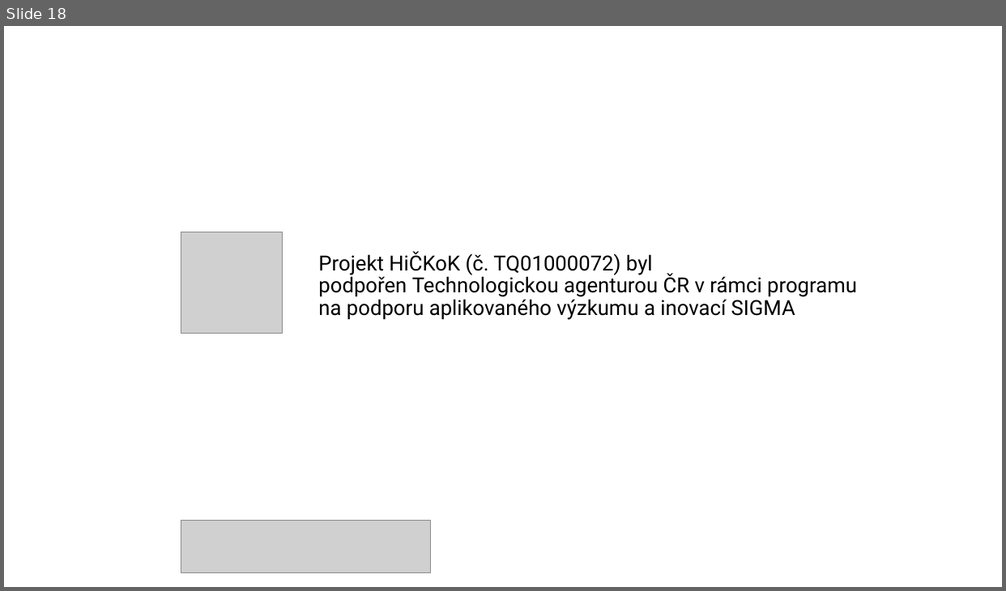
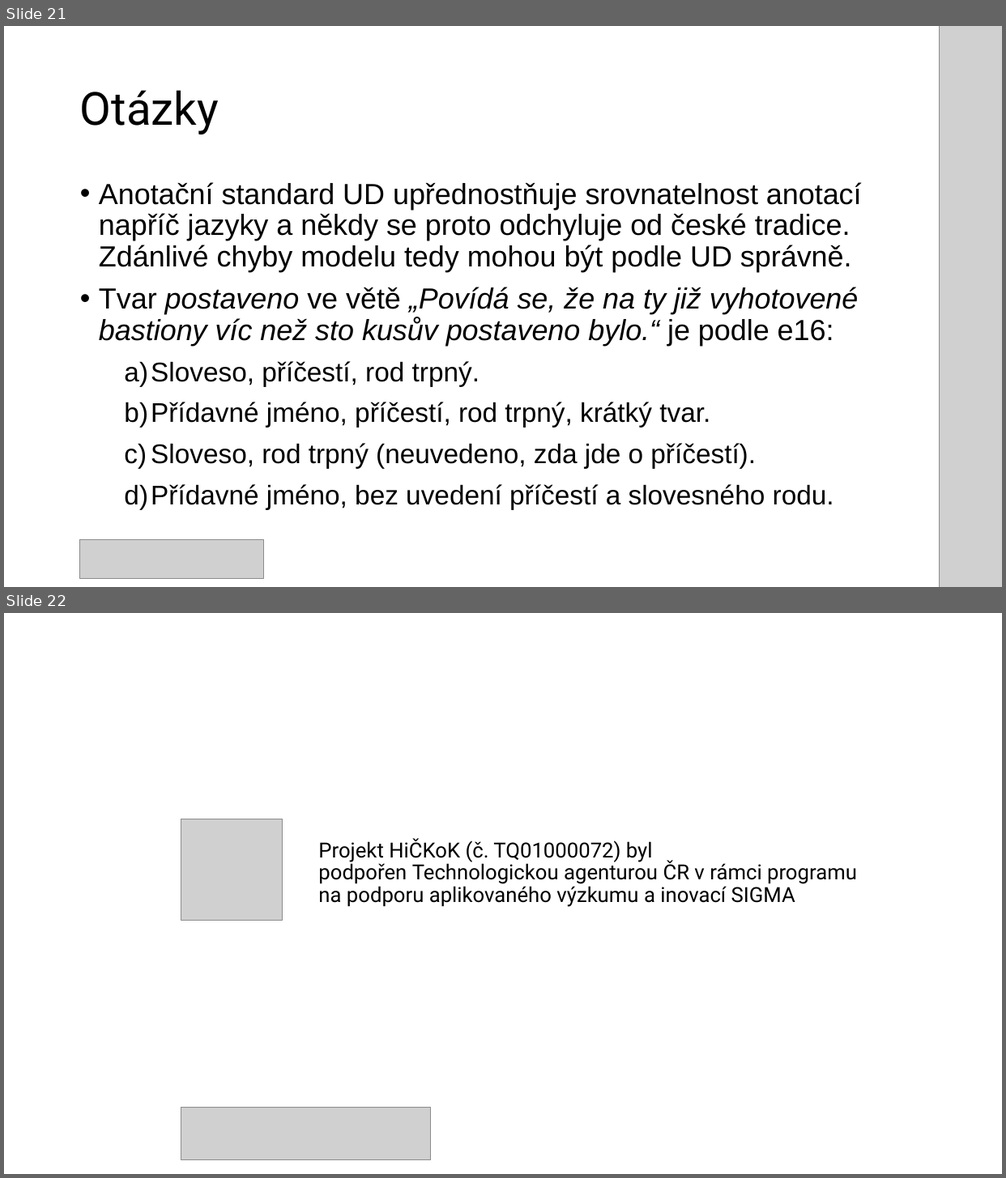
Before and after one commit to ufal/hickok, a slide deck: doc/elearning/hickok_jazykove_modely.odp. Shown one above the other, each under a label of ours: slide 18 before the commit, slides 21 and 22 after it. The pictures are 1006x591 and 1006x1178 pixels, drawn with LibreOffice and Linux fonts; fonts in the diff are those of the drawing; grey boxes stand for pictures; background and template pictures are left out. Boxes give left, top, right and bottom in pixels: in the first picture for what was removed or moved away, otherwise in the second. Text is boxed around its words. In the diff, an @@ line names an element or a change of style, - is before the commit and + after.

```diff
--- a/doc/elearning/hickok_jazykove_modely.odp
+++ b/doc/elearning/hickok_jazykove_modely.odp
@@ slide 21 added at <box>4,26,1002,587</box>, background #FFFFFF @@
@@ picture added at <box>939,26,1002,587</box> @@
@@ title added at <box>80,90,219,135</box>, 44 pt, text #000000 @@
+Otázky
@@ text added at <box>99,182,862,510</box>, 28 pt, text #000000 @@
+• Anotační standard UD upřednostňuje srovnatelnost anotací napříč jazyky a někdy se proto odchyluje od české tradice. Zdánlivé chyby modelu tedy mohou být podle UD správně.
+• Tvar postaveno ve větě „Povídá se, že na ty již vyhotovené bastiony víc než sto kusův postaveno bylo.“ je podle e16:
+  a) Sloveso, příčestí, rod trpný.
+  b) Přídavné jméno, příčestí, rod trpný, krátký tvar.
+  c) Sloveso, rod trpný (neuvedeno, zda jde o příčestí).
+  d) Přídavné jméno, bez uvedení příčestí a slovesného rodu.
@@ picture added at <box>79,540,263,578</box> @@
@@ what was slide 18 is now slide 22 @@
```
Also in this commit, not shown: 1 slide changed, 4 other slides added, 1 slide removed, 1 other file.
